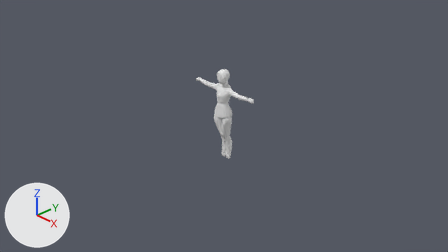
What one commit did to the Blender file Choi/Choi character.blend.
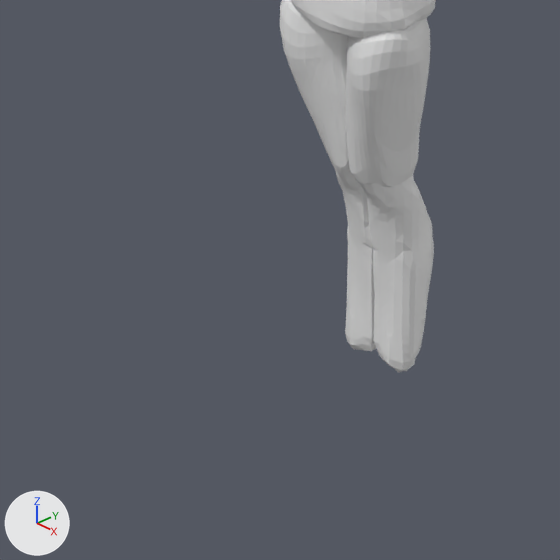
The first picture shows the older version from the file's camera 'Camera'. The close-ups show both versions on the part from 40% to 55% of the width and 45% to 72% of the height of that picture; other places that the commit changed are outside them. Lighting does not change. The marker at lower left points along +X, +Y and +Z.

Names of what the first close-up shows: 'Hips', 'Legs', 'Thighs'.
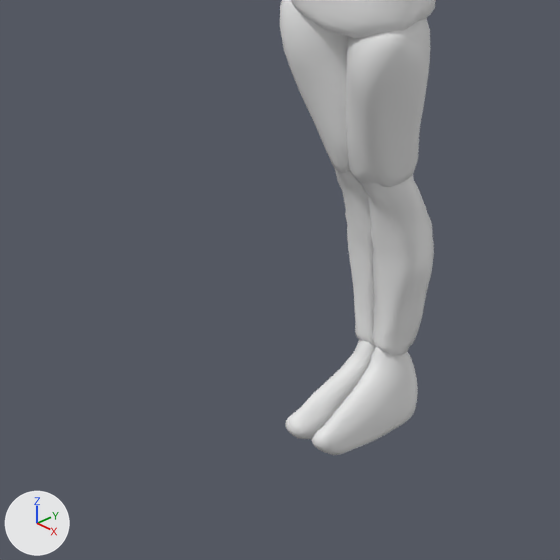
What differs and where, as boxes [x1, y1, x2, y2] in the close-ups (560 x 560 px; the box of a moved part takes in the faces that stretch with it):
'Legs', reshaped (8% shorter): before [335, 170, 434, 372]; after [335, 170, 434, 356]
'Shoes', added: after [285, 339, 418, 455]
part 1 of me_sphere_004, moved or reshaped: before [335, 170, 431, 372]; after [335, 170, 431, 356]

Edits to the bpy script that builds the scene:
```text
Change me_sphere_004:
    used by ob_legs; location = (0.061, 0.0, -0.275); scale = (0.0579, 0.0579, 0.0579)
    remove me_sphere_004.from_pydata(...)  # 481 vertices, 479 faces; spans x -1.19..0.76, y -0.64..2.5, z -7.97..1.08
    add me_sphere_004.from_pydata(...)  # 481 vertices, 479 faces; spans x -1.11..0.75, y -0.64..2.5, z -7.42..1.09
    me_sphere_004 part 1: 349 of 481 vertices moved; they spanned x -1.19..0.76, y -0.61..2.35, z -7.97..0.99 and now span x -1.11..0.73, y -0.61..2.35, z -7.42..0.99; mean shift (-0.09, 0.0, 0.08); largest move (0.57, 0.68, -7.38) -> (0.0, 0.68, -6.9)
Add me_sphere_009:
    me_sphere_009.from_pydata(...)  # 420 vertices, 418 faces; spans x -0.93..1.2, y -4.6..2.91, z -4.21..1.13
    me_sphere_009.polygons.foreach_set('use_smooth', [True] * 418)
Add ob_shoes:
    ob_shoes = bpy.data.objects.new('Shoes', me_sphere_009)
    ob_shoes.location = (0.037, 0.0, -0.725)
    ob_shoes.scale = (0.0386, 0.0386, 0.0386)
    _m = ob_shoes.modifiers.new('Mirror', 'MIRROR')
    _m.mirror_object = ob_hips
```
